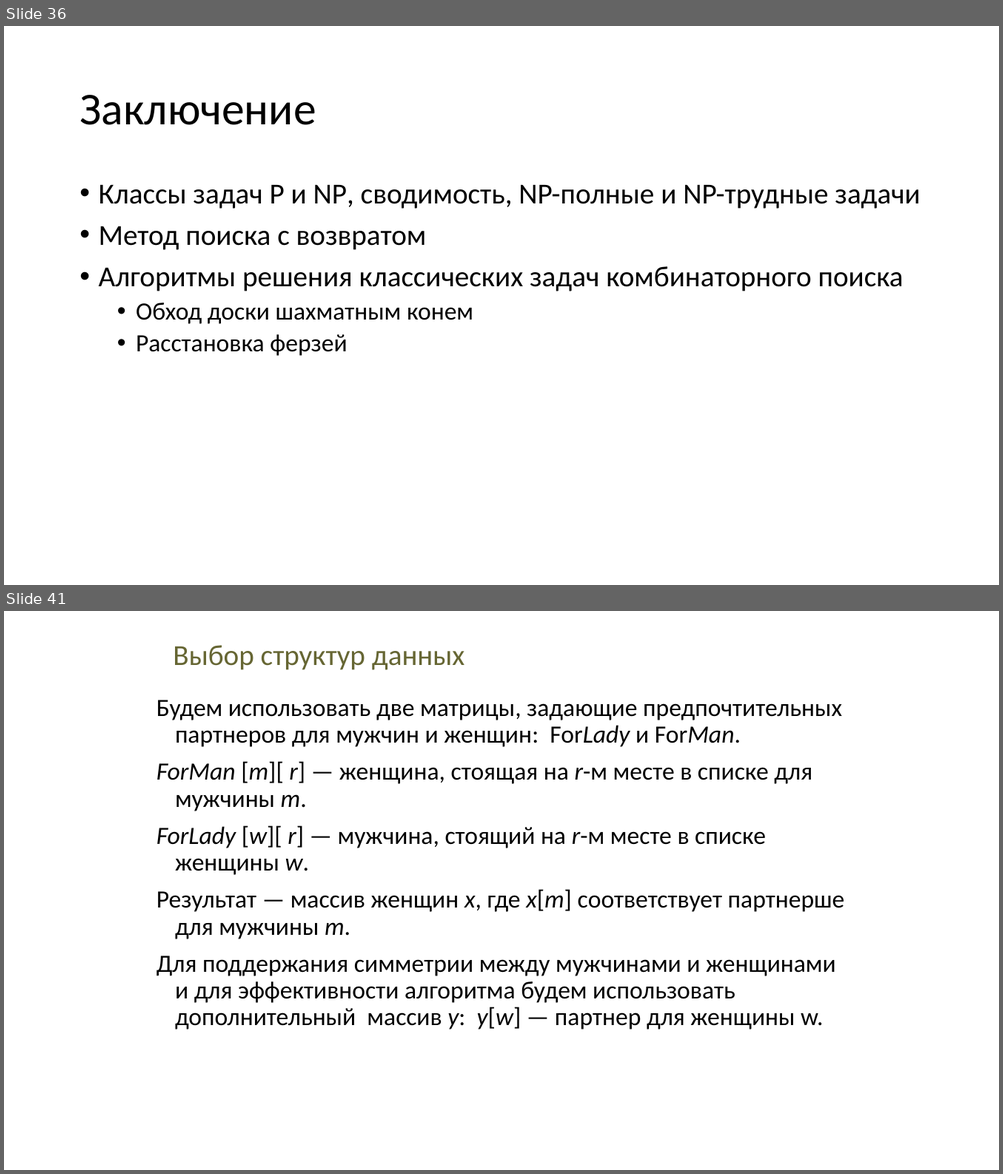
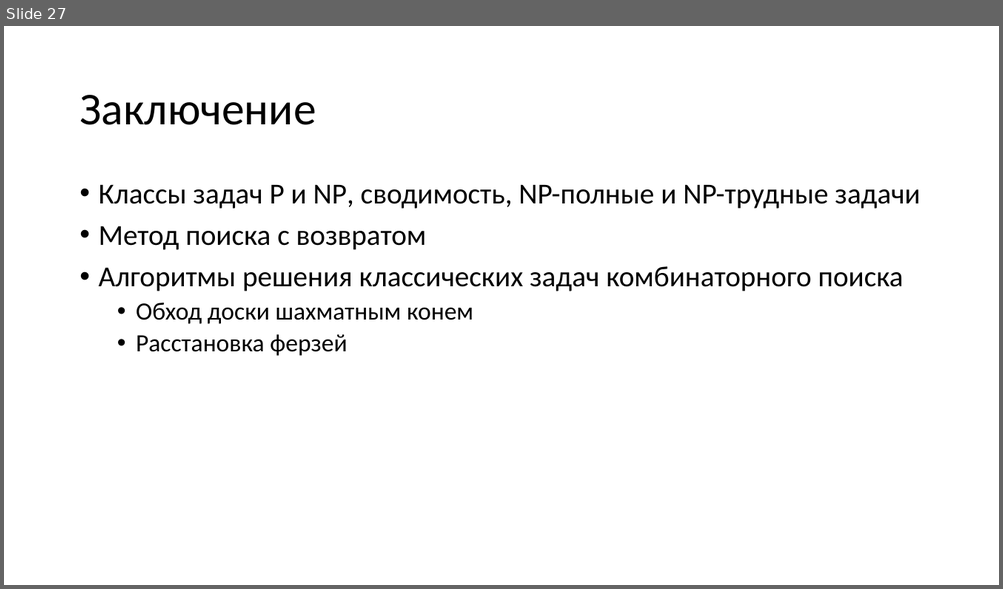
Before and after one commit to Evgueni-Petrov-aka-espetrov/Algorithms-and-Programming-in-C-pptx, a slide deck: 20 Алгоритмы с возвратом.pptx. Shown one above the other, each under a label of ours: slides 36 and 41 before the commit, slide 27 after it; the slides between them are not shown. The pictures are 1003x1174 and 1003x589 pixels, drawn with LibreOffice and Linux fonts; fonts in the diff are those of the drawing. Boxes give left, top, right and bottom in pixels: in the first picture for what was removed or moved away, otherwise in the second. Text is boxed around its words. In the diff, an @@ line names an element or a change of style, - is before the commit and + after.

```diff
--- a/20 Алгоритмы с возвратом.pptx
+++ b/20 Алгоритмы с возвратом.pptx
@@ slide 41 removed at bbox=[4, 611, 999, 1170], background #FFFFFF @@
@@ title removed at bbox=[173, 645, 465, 670] @@
-Выбор структур данных
@@ text removed at bbox=[156, 700, 845, 1030] @@
-Будем использовать две матрицы, задающие предпочтительных партнеров для мужчин и женщин: ForLady и ForMan.
-ForMan [m][ r] — женщина, стоящая на r-м месте в списке для мужчины m.
-ForLady [w][ r] — мужчина, стоящий на r-м месте в списке женщины w.
-Результат — массив женщин х, где х[m] соответствует партнерше для мужчины m.
-Для поддержания симметрии между мужчинами и женщинами и для эффективности алгоритма будем использовать дополнительный массив у: y[w] — партнер для женщины w.
@@ what was slide 36 is now slide 27 @@
```
Also in this commit, not shown: 5 slides changed, 1 slide added, 15 other slides removed.
